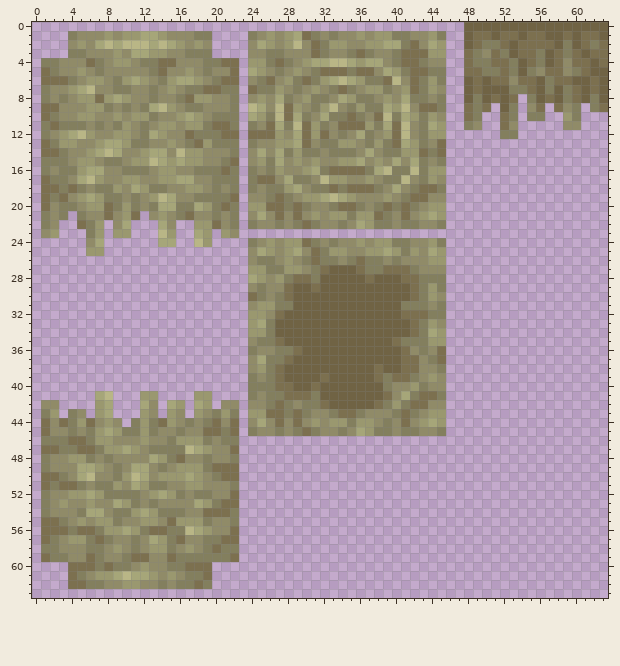
Pixel-art sprite -- src/assets/gauntlet/textures/decoration/grue_sack_open.png. Above is the file before it was changed.
The file is 64x64 pixels.
The result:
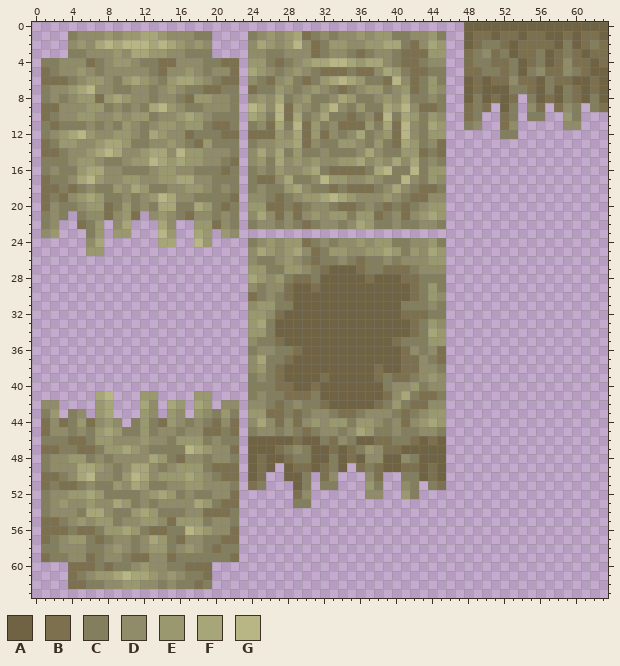
Palette (. is transparent): A #706344  B #7c704f  C #837f5e  D #908b68  E #9a986f  F #a6a679  G #b9b686
The exact change:
@@ x 22..47 @@
 45 B.CDDCDCBCDDCDFECCDCCDDC..
-46 C.........................
-47 B.........................
-48 C.........................
-49 B.........................
-50 B.........................
-51 C.........................
-52 B.........................
-53 B.........................
+46 C.AAAAABAACBDCAABBCCBABA..
+47 B.AAABCDCAABABCEDBBAAAAA..
+48 C.ABAABCCAACABADDAADCAAA..
+49 B.ABA.ABBABCA.BCBAABBABA..
+50 B.AB..AAC.BD...DB..CCABA..
+51 C.BC...AC.CC...EC..DC.CB..
+52 B......BD......DD..EC.....
+53 B......CC.................
 54 C.........................
Where, in picture pixels (left, top, right, bottom), the same in both pictures:
added: (248, 436, 446, 508)
